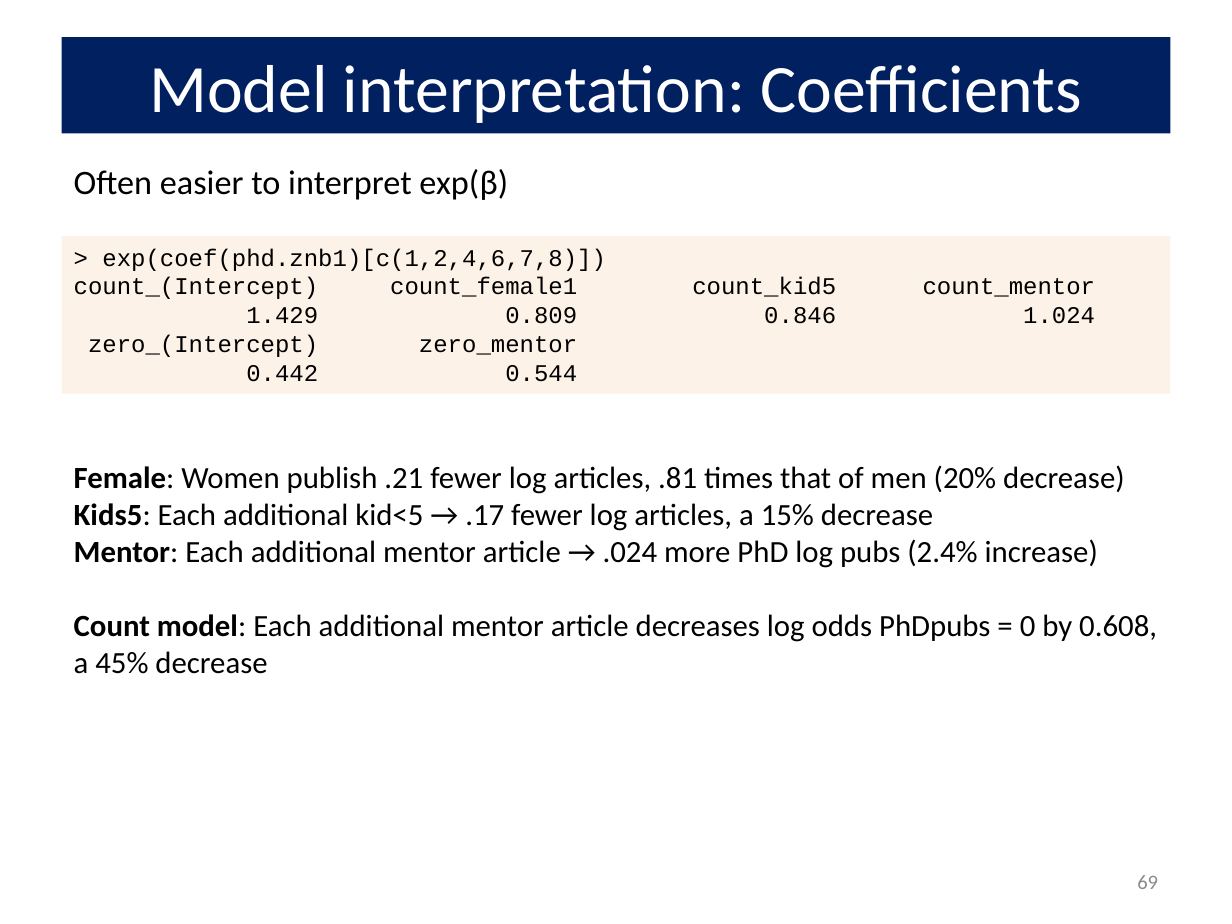
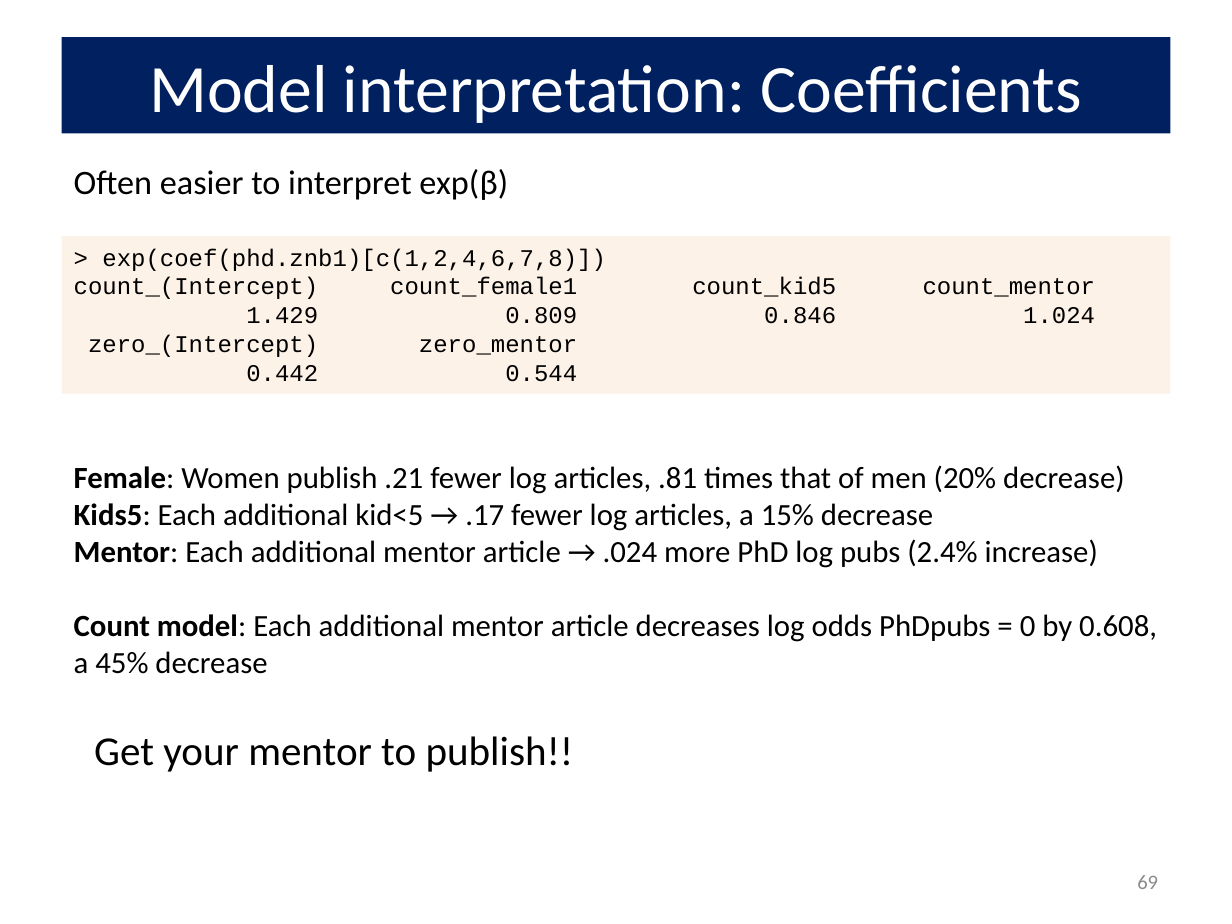
Before and after one commit to friendly/psy6136, a slide deck: slide 69 of docs/lectures/09-CountData.pptx. Drawn at 1232x924 pixels with LibreOffice and Linux fonts; fonts in the diff are those of the drawing. Boxes give left, top, right and bottom in pixels: in the first picture for what was removed or moved away, otherwise in the second. Text is boxed around its words. In the diff, an @@ line names an element or a change of style, - is before the commit and + after.

```diff
--- a/docs/lectures/09-CountData.pptx
+++ b/docs/lectures/09-CountData.pptx
@@ text added at <box>94,736,574,772</box>, 24 pt, text #000000 @@
+Get your mentor to publish!!
```
Also in this commit, not shown: 6 other slides changed, 11 other files.
